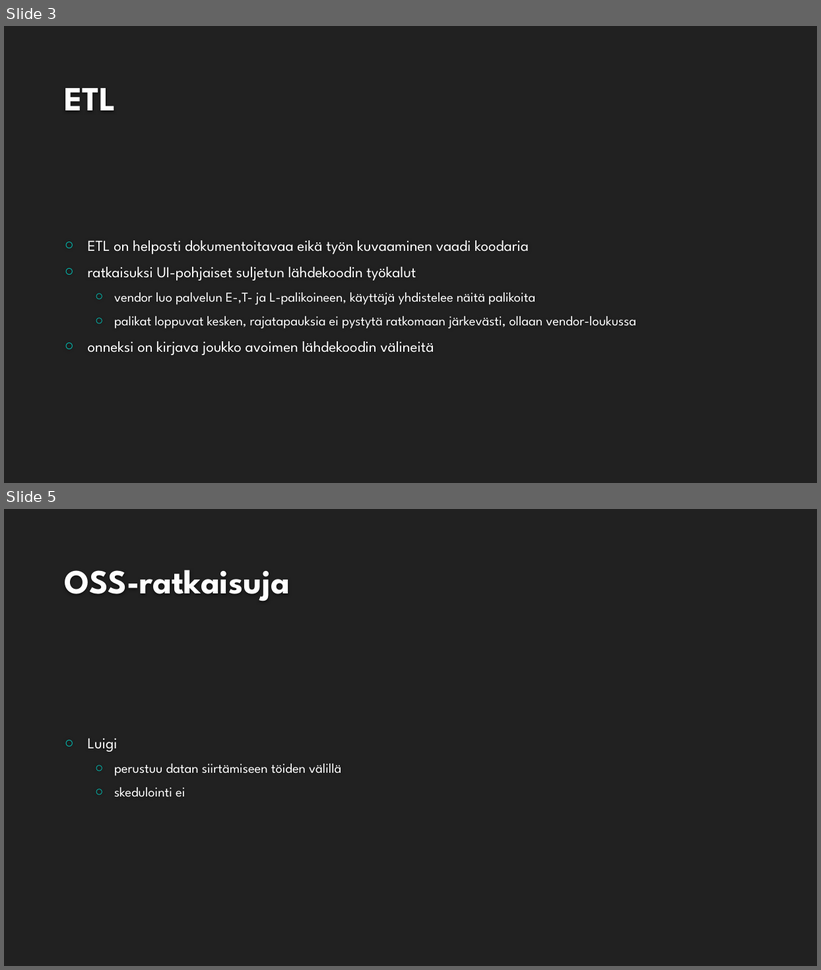
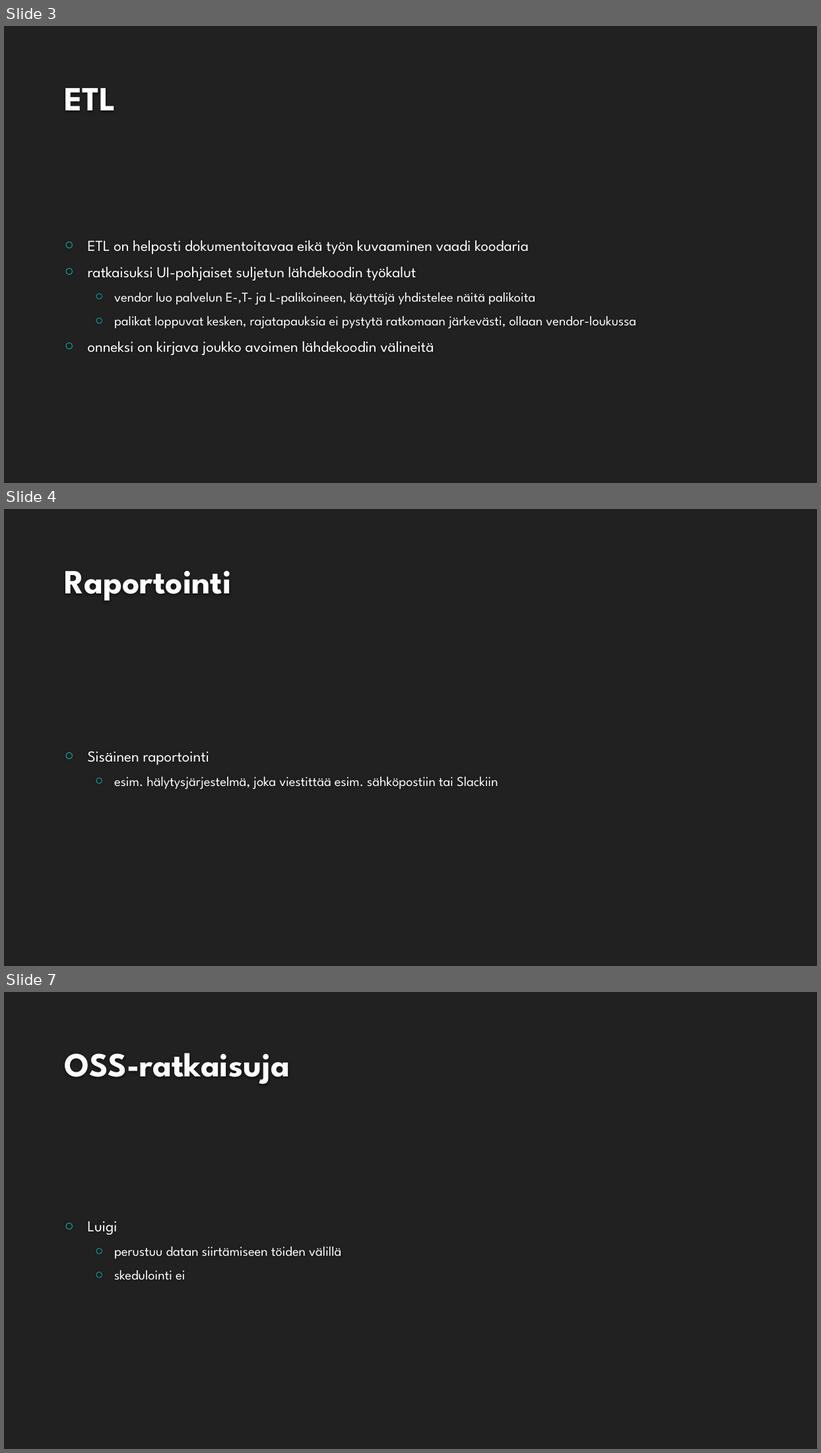
Before and after one commit to mremes/airflow-koulutus, a slide deck: presentation/Airflow_koulutus.pptx. Shown one above the other, each under a label of ours: slides 3 and 5 before the commit, slides 3, 4 and 7 after it; the slides between them are not shown. The pictures are 821x970 and 821x1453 pixels, drawn with LibreOffice and Linux fonts; fonts in the diff are those of the drawing; background and template pictures are left out. Boxes give left, top, right and bottom in pixels: in the first picture for what was removed or moved away, otherwise in the second. Text is boxed around its words. In the diff, an @@ line names an element or a change of style, - is before the commit and + after.

```diff
--- a/presentation/Airflow_koulutus.pptx
+++ b/presentation/Airflow_koulutus.pptx
@@ slide 4 added at (4,509,817,966), background #212121 @@
@@ title added at (64,571,232,601), 40 pt, text #FEFEFE, bold @@
+Raportointi
@@ text added at (88,751,498,789), 16 pt, text #FFFFFF @@
+○ Sisäinen raportointi
+  ○ esim. hälytysjärjestelmä, joka viestittää esim. sähköpostiin tai Slackiin
@@ what was slide 5 is now slide 7 @@
```
Also in this commit, not shown: 7 slides changed, 4 other slides added.
